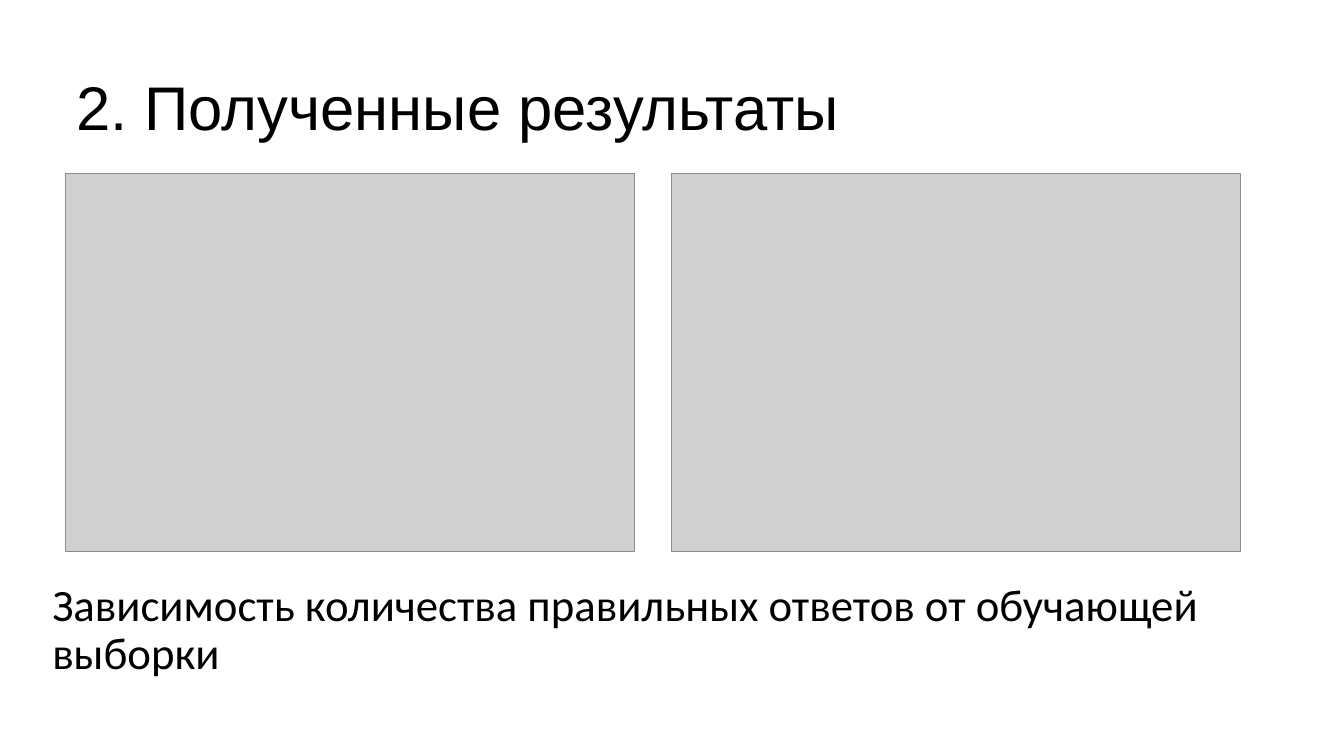
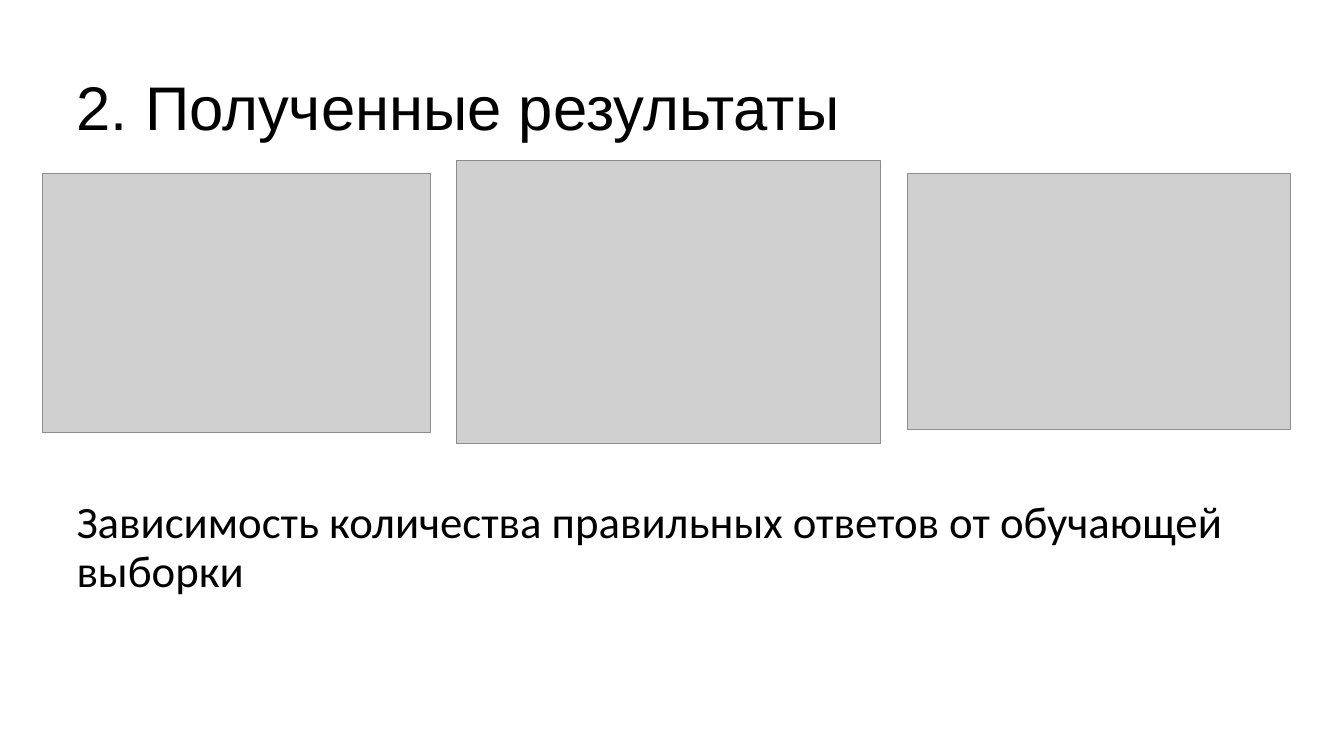
Before and after one commit to Intelligent-Systems-Phystech/2018-Project-25, a slide deck: slide 8 of Proshutinskii2018/Project30 simple.pptx (slide 7 before the commit). Drawn at 1344x756 pixels with LibreOffice and Linux fonts; fonts in the diff are those of the drawing; grey boxes stand for pictures. Boxes give left, top, right and bottom in pixels: in the first picture for what was removed or moved away, otherwise in the second. Text is boxed around its words. In the diff, an @@ line names an element or a change of style, - is before the commit and + after.

```diff
--- a/Proshutinskii2018/Project30 simple.pptx
+++ b/Proshutinskii2018/Project30 simple.pptx
@@ picture added at <box>42,174,431,434</box> @@
@@ picture removed at <box>66,173,634,552</box> @@
@@ picture added at <box>457,160,880,443</box> @@
@@ picture removed at <box>673,173,1241,552</box> @@
@@ picture added at <box>907,174,1292,431</box> @@
@@ subtitle "Зависимость количества правильных ответов от ...": place and size @@
-subtitle "Зависимость количества правильных ответов от ..." at <box>52,590,1198,677</box>
+subtitle "Зависимость количества правильных ответов от ..." at <box>77,507,1222,595</box>
```
Also in this commit, not shown: 4 other slides changed, 1 slide added, 1 other file.
